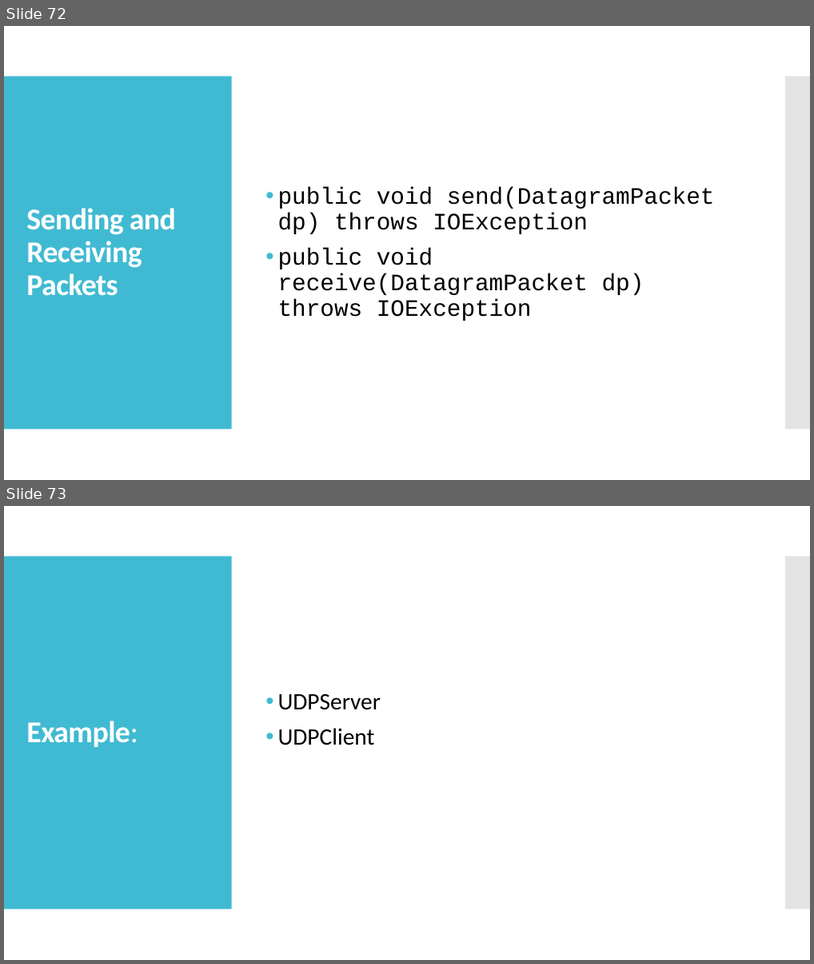
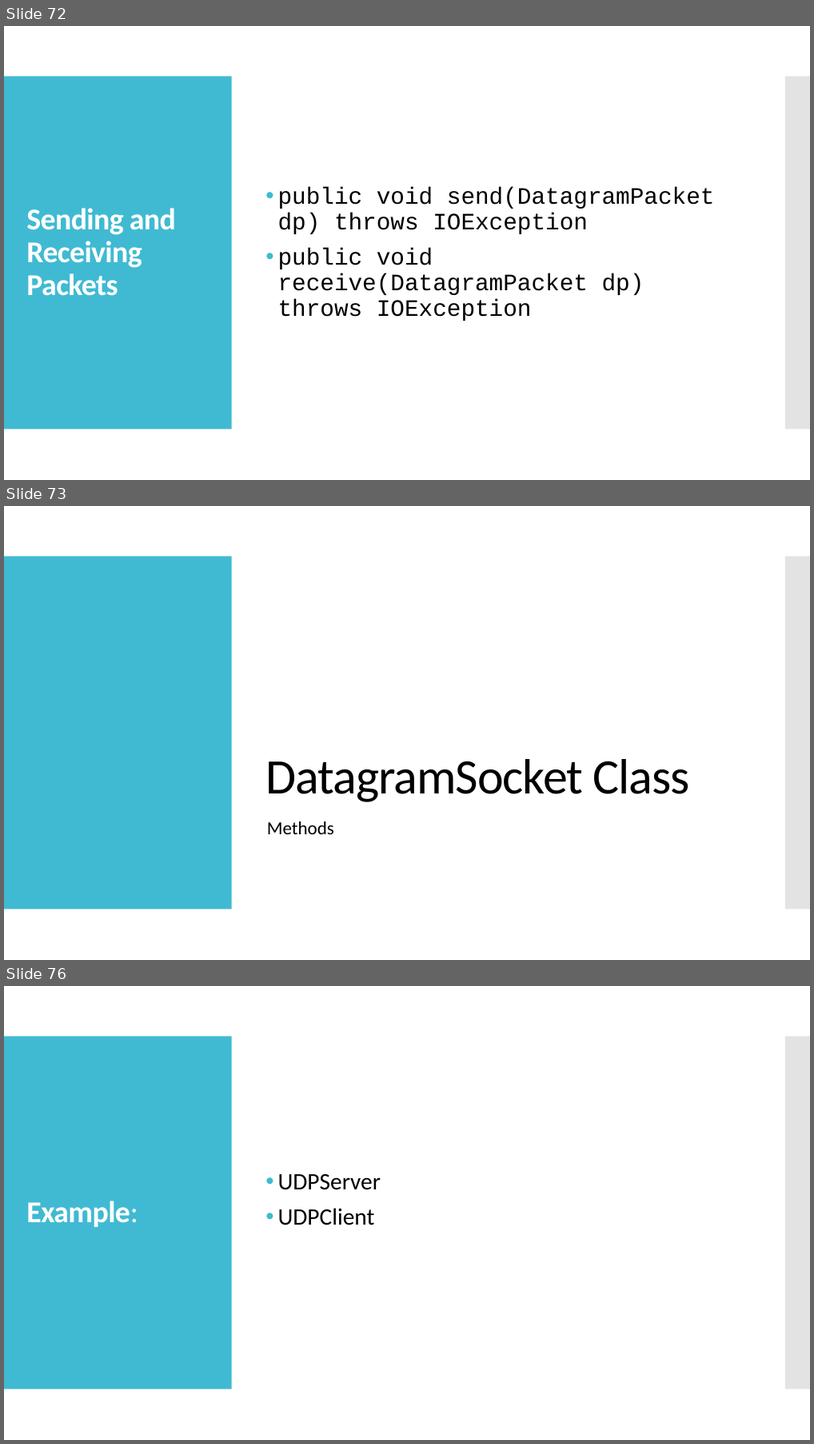
Before and after one commit to jrambasana/AJP2022-code, a slide deck: Slides/AJP - Unit 1 - Java Networking.pptx. Shown one above the other, each under a label of ours: slides 72 and 73 before the commit, slides 72, 73 and 76 after it; the slides between them are not shown. The pictures are 814x964 and 814x1444 pixels, drawn with LibreOffice and Linux fonts; fonts in the diff are those of the drawing. Boxes give left, top, right and bottom in pixels: in the first picture for what was removed or moved away, otherwise in the second. Text is boxed around its words. In the diff, an @@ line names an element or a change of style, - is before the commit and + after.

```diff
--- a/Slides/AJP - Unit 1 - Java Networking.pptx
+++ b/Slides/AJP - Unit 1 - Java Networking.pptx
@@ slide 73 added at box(4, 506, 810, 960), background #FFFFFF; not listed: 2 template elements that a slide beside it also shows @@
@@ title added at box(266, 759, 690, 802), 59 pt, text #000000 @@
+DatagramSocket Class
@@ text added at box(267, 821, 334, 834), 22 pt, text #000000 @@
+Methods
@@ what was slide 73 is now slide 76 @@
```
Also in this commit, not shown: 6 slides changed, 2 other slides added, 4 other files.
